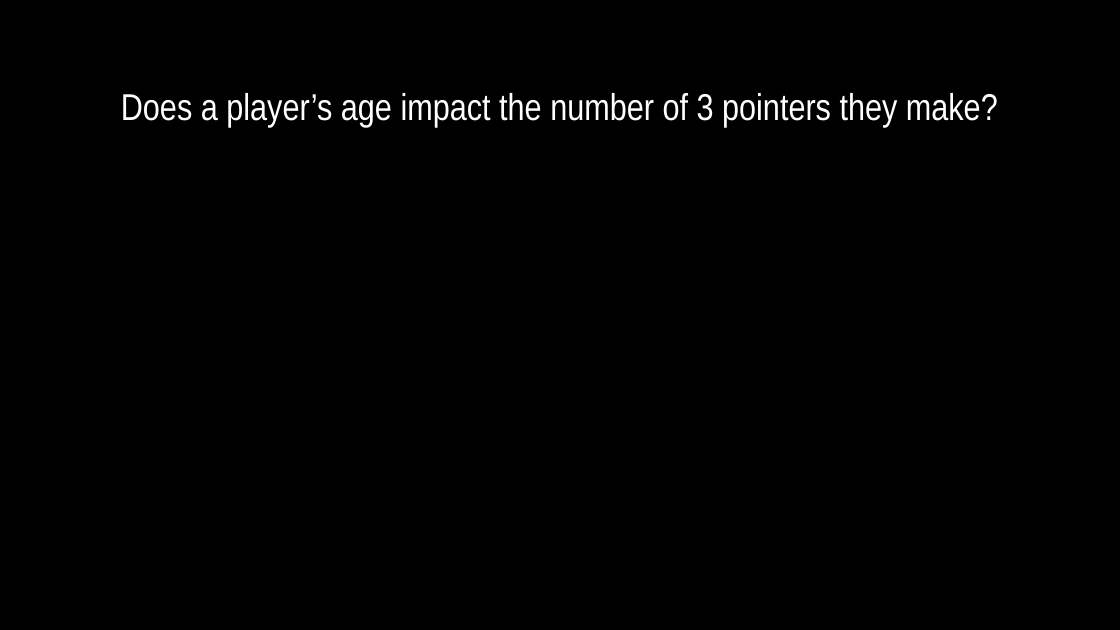
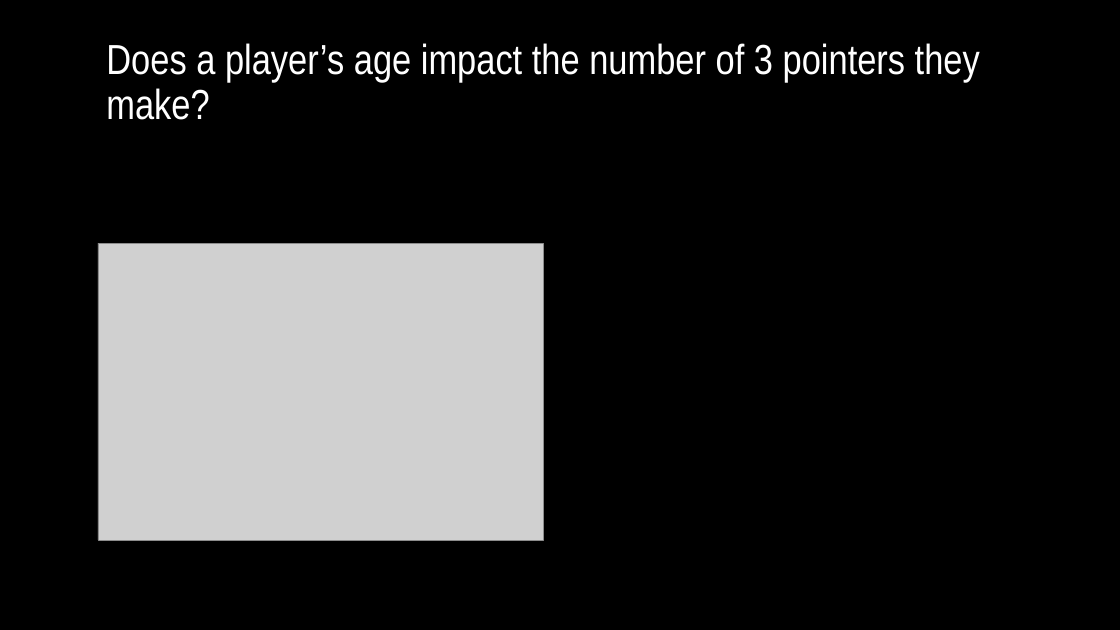
Before and after one commit to jferna73/project-one-, a slide deck: slide 11 of How to feed a hungry pack of Raptors.pptx (slide 10 before the commit). Drawn at 1120x630 pixels with LibreOffice and Linux fonts; fonts in the diff are those of the drawing; grey boxes stand for pictures; background and template pictures are left out. Boxes give left, top, right and bottom in pixels: in the first picture for what was removed or moved away, otherwise in the second. Text is boxed around its words. In the diff, an @@ line names an element or a change of style, - is before the commit and + after.

```diff
--- a/How to feed a hungry pack of Raptors.pptx
+++ b/How to feed a hungry pack of Raptors.pptx
@@ title "Does a player’s age impact ..." at (x1=106, y1=43, x2=980, y2=120): size 32 to 36 pt; alignment centre to left @@
@@ picture added at (x1=98, y1=243, x2=544, y2=539) @@
```
Also in this commit, not shown: 6 other slides changed, 2 slides added, 1 slide removed.
